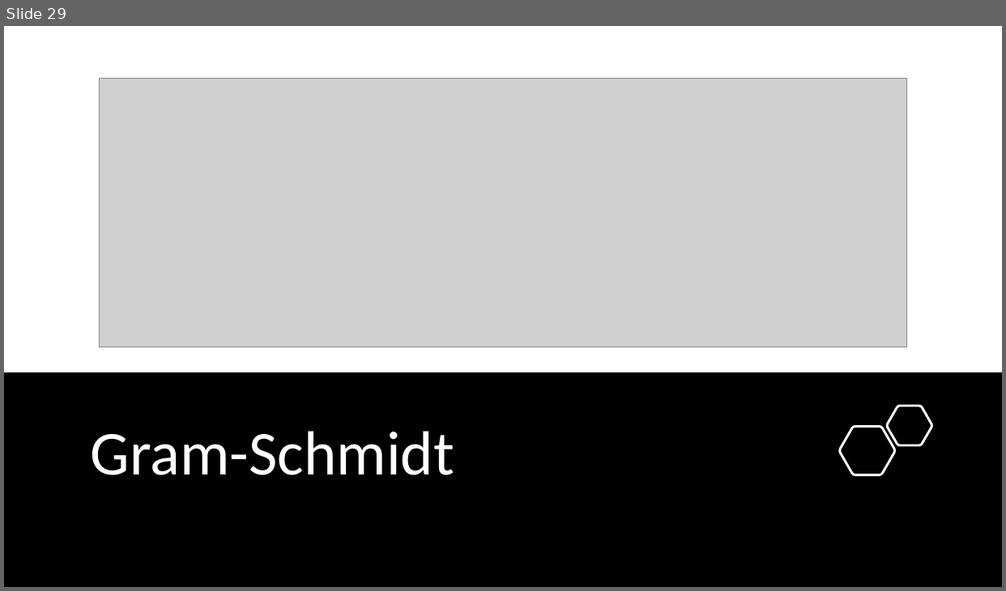
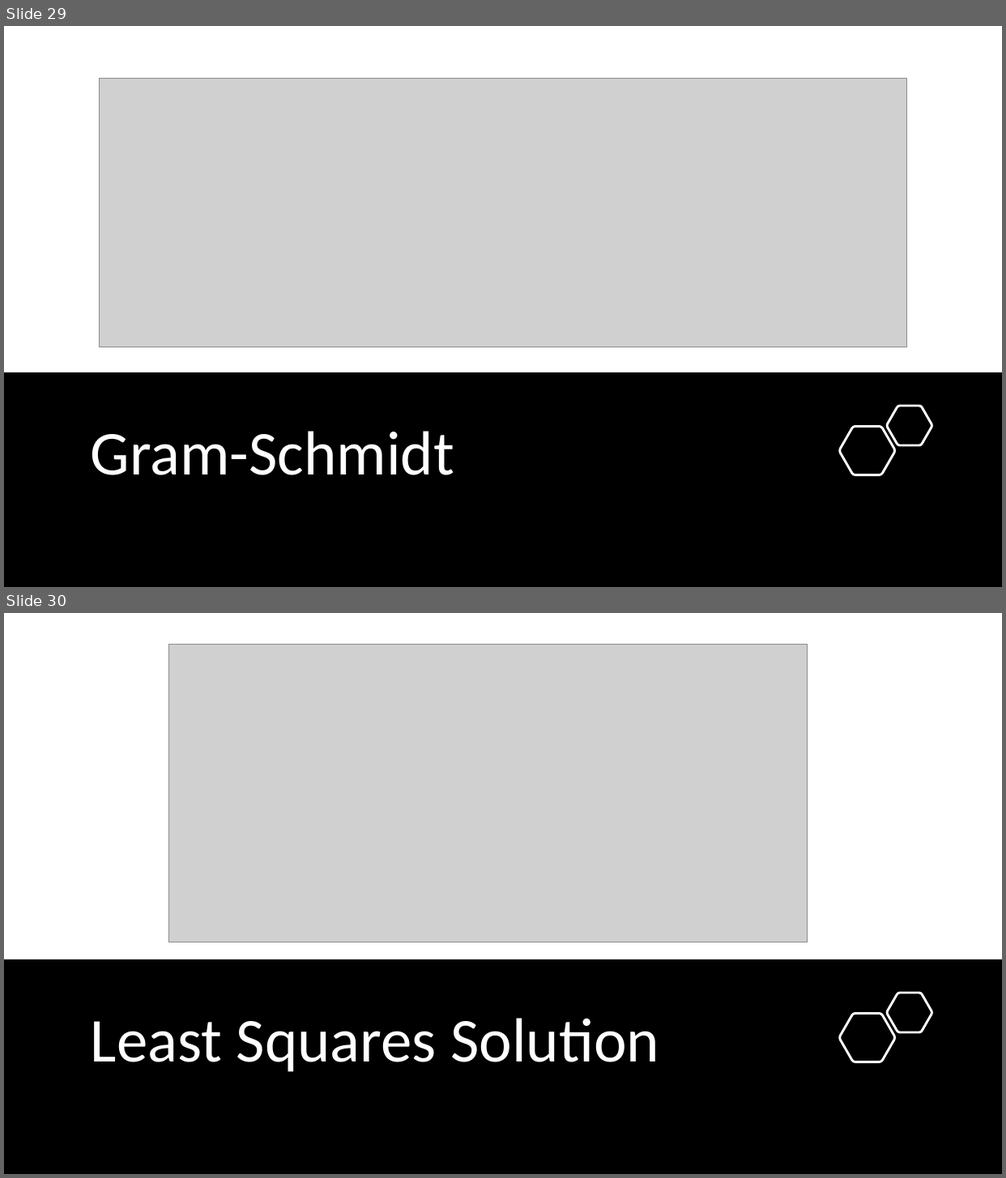
Before and after one commit to Jeffchen54/Linear-Definitions-and-Theorems, a slide deck: Unit 5-6 Theorems.pptx. Shown one above the other, each under a label of ours: slide 29 before the commit, slides 29 and 30 after it. The pictures are 1006x591 and 1006x1178 pixels, drawn with LibreOffice and Linux fonts; fonts in the diff are those of the drawing; grey boxes stand for pictures. Boxes give left, top, right and bottom in pixels: in the first picture for what was removed or moved away, otherwise in the second. Text is boxed around its words. In the diff, an @@ line names an element or a change of style, - is before the commit and + after.

```diff
--- a/Unit 5-6 Theorems.pptx
+++ b/Unit 5-6 Theorems.pptx
@@ slide 30 added at <box>4,613,1002,1174</box>, background #FFFFFF @@
@@ picture added at <box>168,645,808,943</box> @@
@@ rectangle added at <box>4,960,1002,1174</box>, fill #000000 @@
@@ freeform shape added at <box>888,994,932,1033</box>, outline #FFFFFF 2.25 pt @@
@@ title added at <box>91,1018,659,1072</box>, 60 pt, text #FFFFFF @@
+Least Squares Solution
@@ freeform shape added at <box>839,1013,895,1063</box>, outline #FFFFFF 2.25 pt @@
```
Also in this commit, not shown: 2 other slides added, 1 other file.
